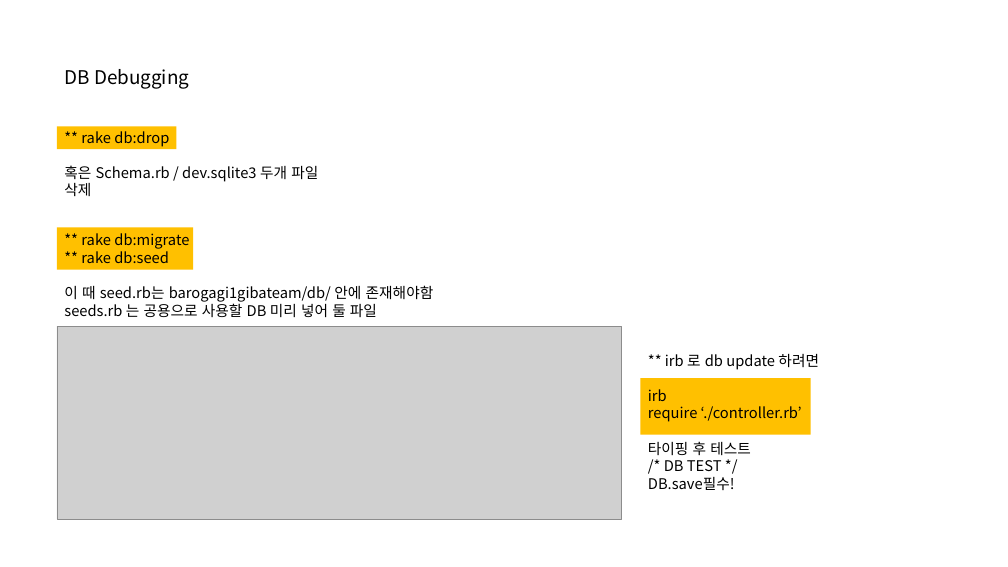
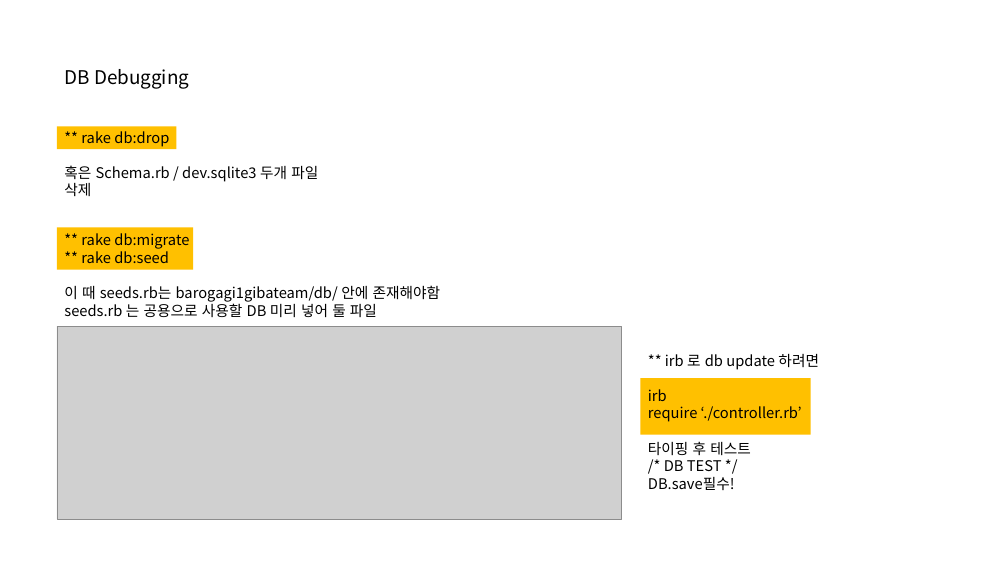
Before and after one commit to zzokokeic/barogagi1gibateam, a slide deck: slide 3 of Docs/Dev_Guide.pptx. Drawn at 1008x567 pixels with LibreOffice and Linux fonts; fonts in the diff are those of the drawing; grey boxes stand for pictures. Boxes give left, top, right and bottom in pixels: in the first picture for what was removed or moved away, otherwise in the second. Text is boxed around its words. In the diff, an @@ line names an element or a change of style, - is before the commit and + after.

```diff
--- a/Docs/Dev_Guide.pptx
+++ b/Docs/Dev_Guide.pptx
@@ text at <box>64,285,441,302</box>: text changed @@
-이 때 seed.rb는 barogagi1gibateam/db/ 안에 존재해야함
+이 때 seeds.rb는 barogagi1gibateam/db/ 안에 존재해야함
```
Also in this commit, not shown: 1 other file.
